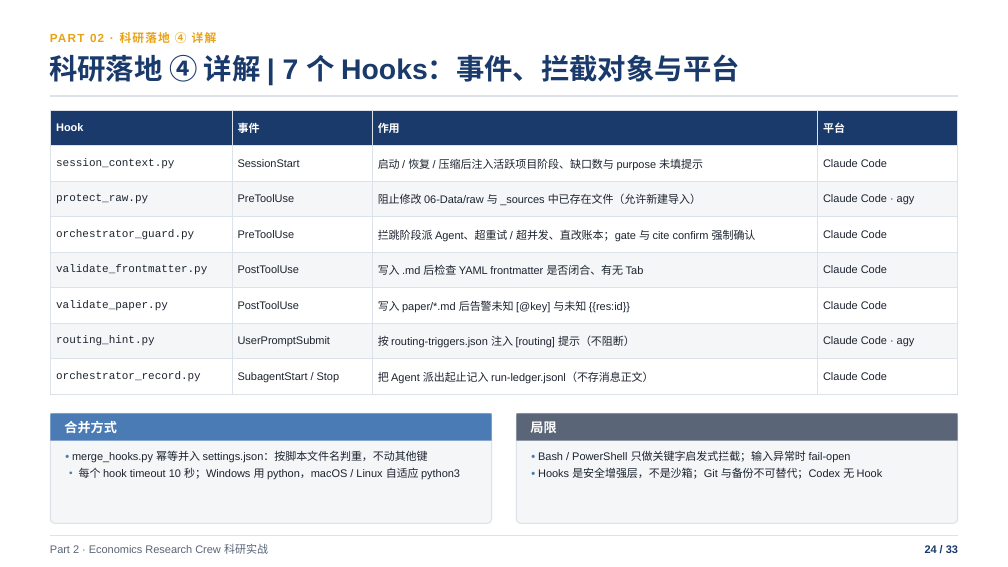
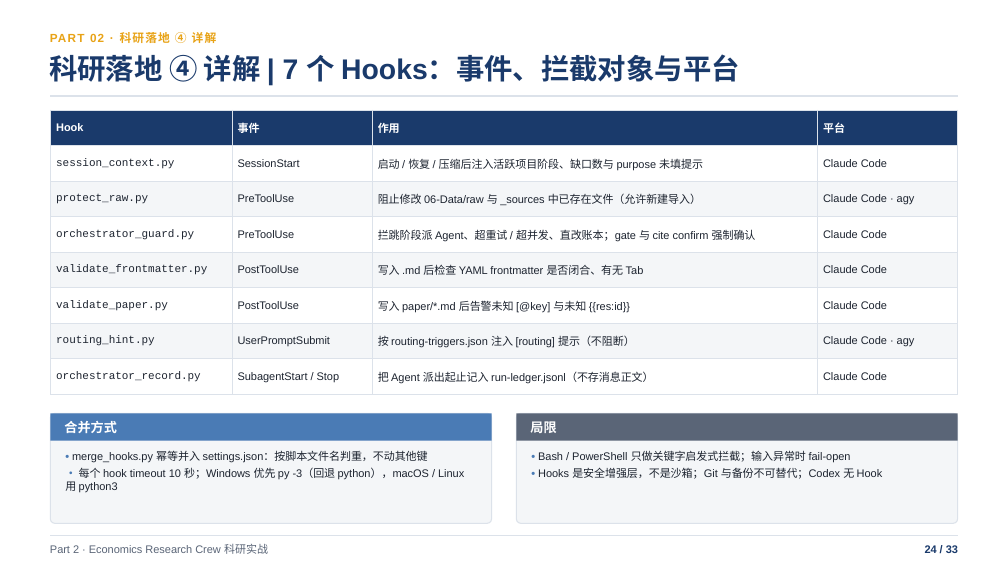
Before and after one commit to shjzzzz/Economics-Research-Crew, a slide deck: slide 24 of Claude_Code_基础与_Economics_Research_Crew_实战.pptx. Drawn at 1008x567 pixels with LibreOffice and Linux fonts; fonts in the diff are those of the drawing. Boxes give left, top, right and bottom in pixels: in the first picture for what was removed or moved away, otherwise in the second. Text is boxed around its words. In the diff, an @@ line names an element or a change of style, - is before the commit and + after.

```diff
--- a/Claude_Code_基础与_Economics_Research_Crew_实战.pptx
+++ b/Claude_Code_基础与_Economics_Research_Crew_实战.pptx
@@ text at [65, 467, 464, 492]: text changed @@
-• 每个 hook timeout 10 秒；Windows 用 python，macOS / Linux 自适应 python3
+• 每个 hook timeout 10 秒；Windows 优先 py -3（回退 python），macOS / Linux 用 python3
```
Also in this commit, not shown: 3 other slides changed.
